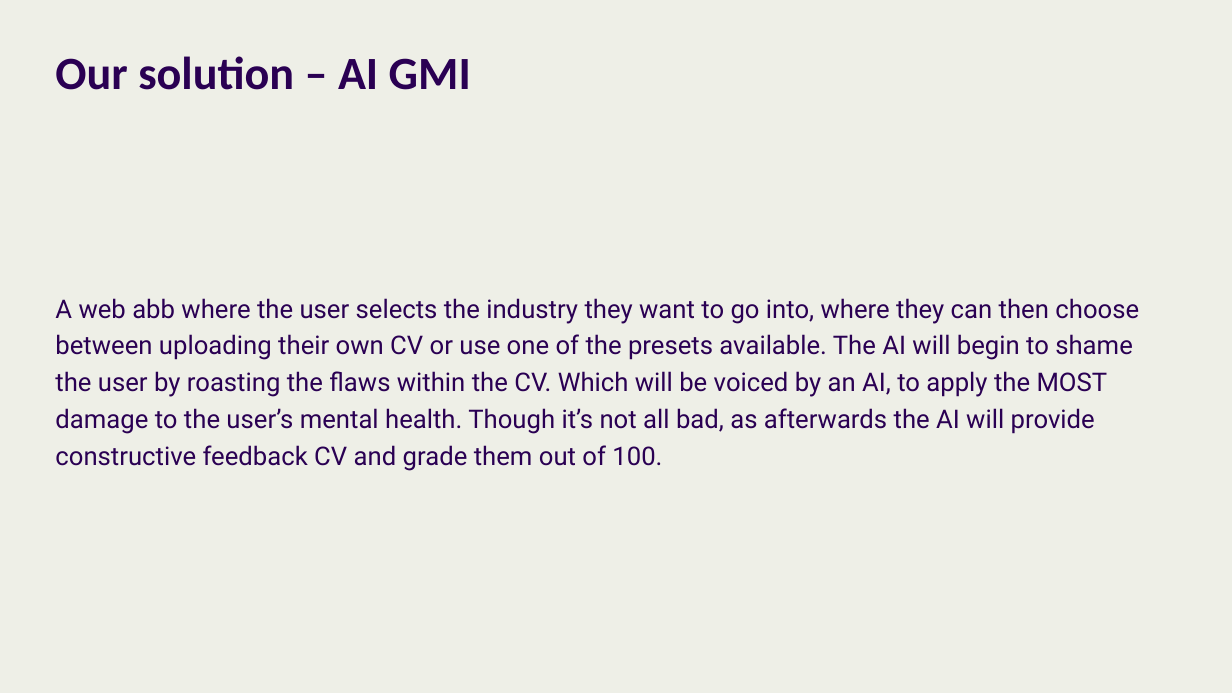
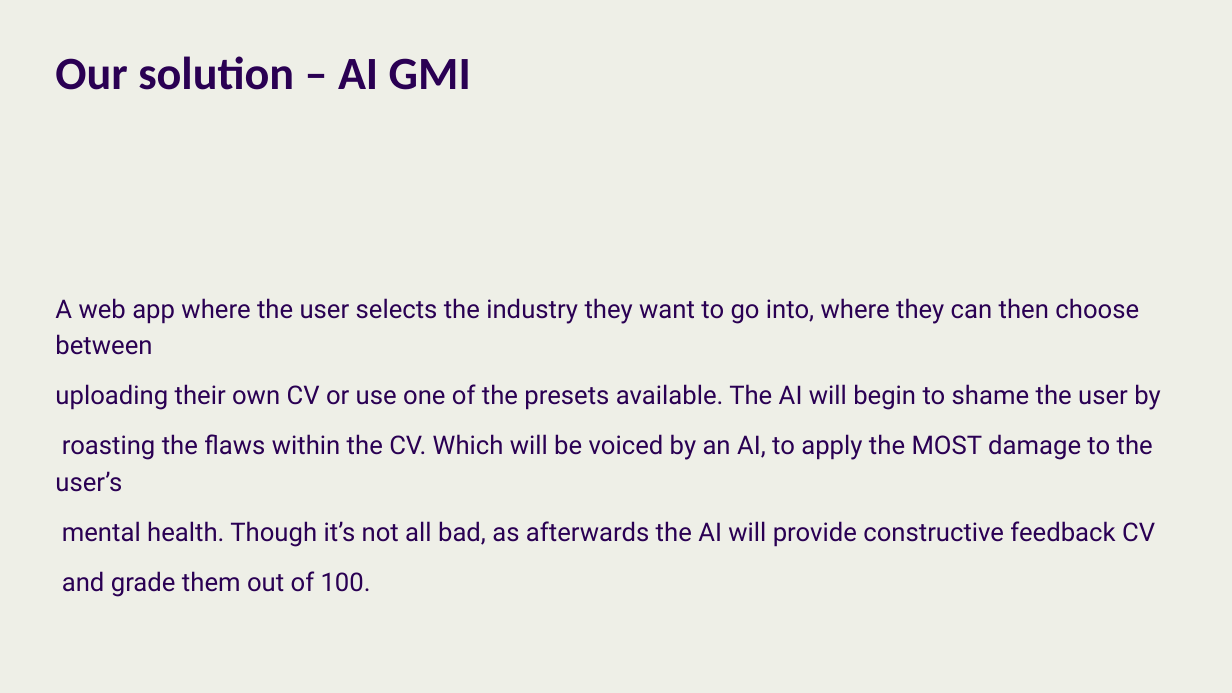
Before and after one commit to shaynesss/KentHackIt-May9-10, a slide deck: slide 3 of revised presentation.pptx. Drawn at 1232x693 pixels with LibreOffice and Linux fonts; fonts in the diff are those of the drawing. Boxes give left, top, right and bottom in pixels: in the first picture for what was removed or moved away, otherwise in the second. Text is boxed around its words. In the diff, an @@ line names an element or a change of style, - is before the commit and + after.

Commit message:
updated

```diff
--- a/revised presentation.pptx
+++ b/revised presentation.pptx
@@ text at bbox=[55, 298, 1160, 597]: text changed @@
-A web abb where the user selects the industry they want to go into, where they can then choose between uploading their own CV or use one of the presets available. The AI will begin to shame the user by roasting the flaws within the CV. Which will be voiced by an AI, to apply the MOST damage to the user’s mental health. Though it’s not all bad, as afterwards the AI will provide constructive feedback CV and grade them out of 100.
+A web app where the user selects the industry they want to go into, where they can then choose between
+uploading their own CV or use one of the presets available. The AI will begin to shame the user by
+roasting the flaws within the CV. Which will be voiced by an AI, to apply the MOST damage to the user’s
+mental health. Though it’s not all bad, as afterwards the AI will provide constructive feedback CV
+and grade them out of 100.
```
